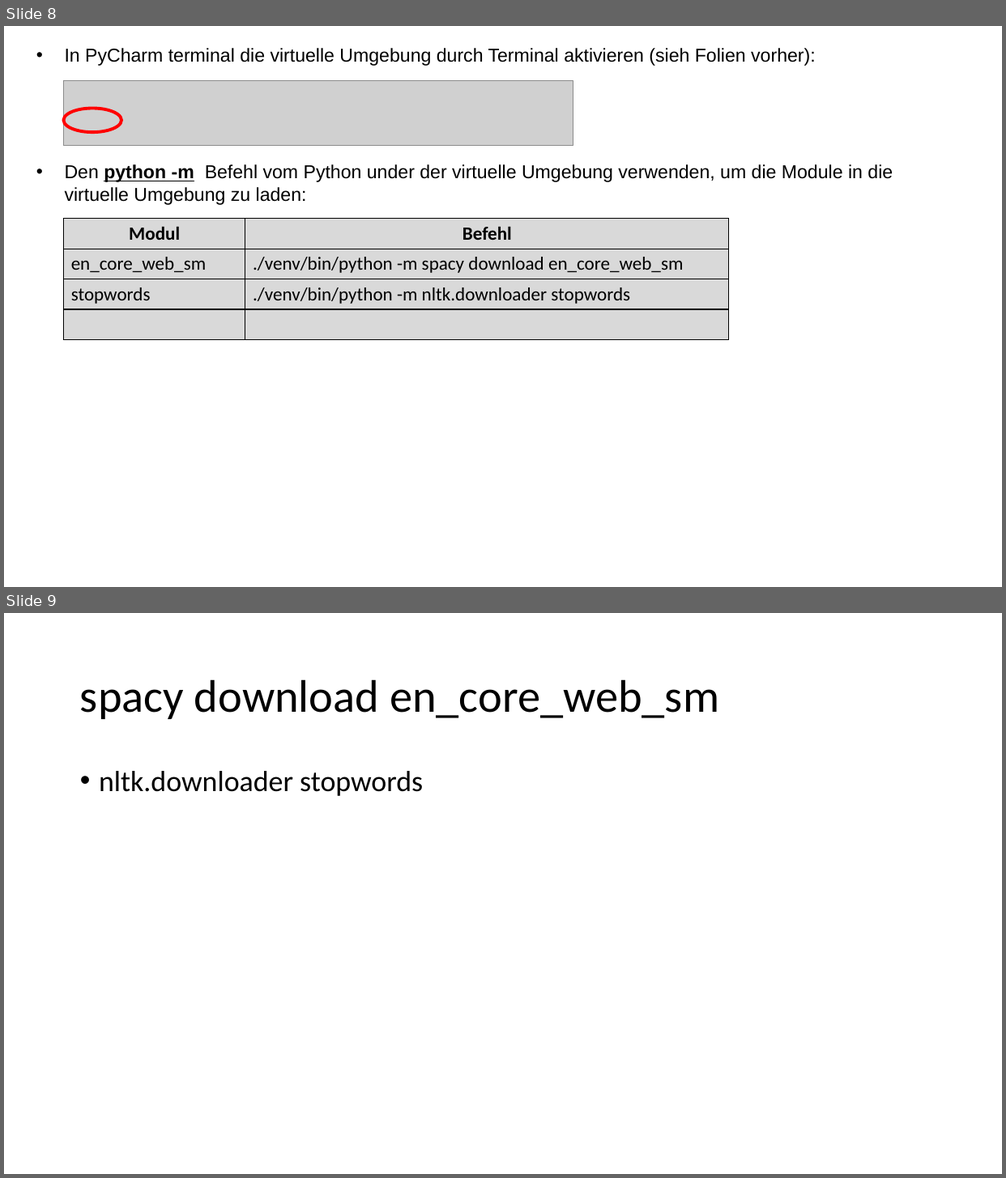
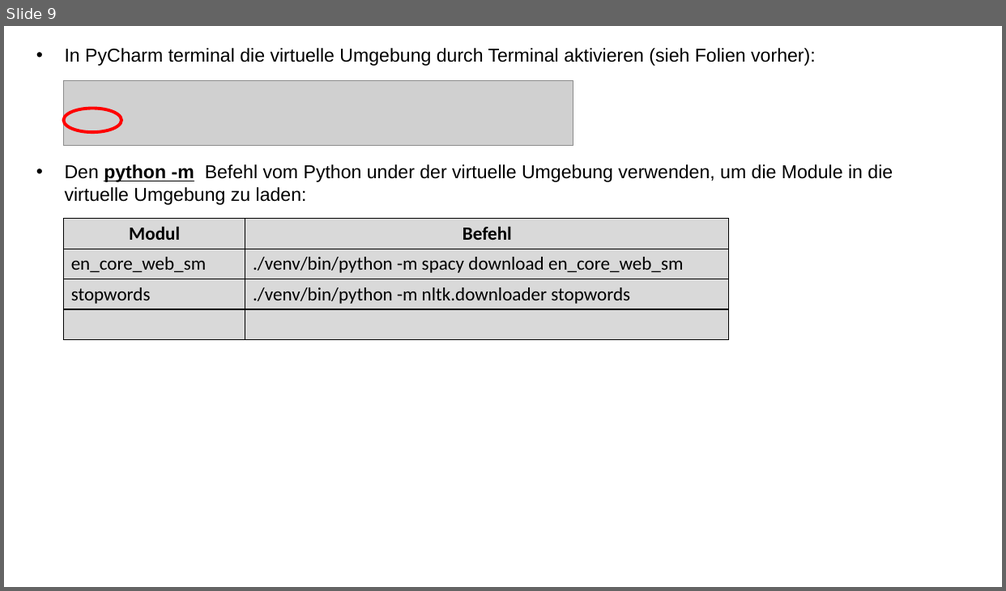
Before and after one commit to TheofanisTsiantas/CAS_IE_InformationRetrieval, a slide deck: Installation_SetUp.pptx. Shown one above the other, each under a label of ours: slides 8 and 9 before the commit, slide 9 after it. The pictures are 1006x1178 and 1006x591 pixels, drawn with LibreOffice and Linux fonts; fonts in the diff are those of the drawing; grey boxes stand for pictures. Boxes give left, top, right and bottom in pixels: in the first picture for what was removed or moved away, otherwise in the second. Text is boxed around its words. In the diff, an @@ line names an element or a change of style, - is before the commit and + after.

```diff
--- a/Installation_SetUp.pptx
+++ b/Installation_SetUp.pptx
@@ slide 9 removed at (x1=4, y1=613, x2=1002, y2=1174), background #FFFFFF @@
@@ title removed at (x1=80, y1=679, x2=719, y2=719) @@
-spacy download en_core_web_sm
@@ text removed at (x1=99, y1=771, x2=423, y2=796) @@
-• nltk.downloader stopwords
@@ what was slide 8 is now slide 9 @@
```
Also in this commit, not shown: 3 slides changed, 2 slides added, 15 other files.
